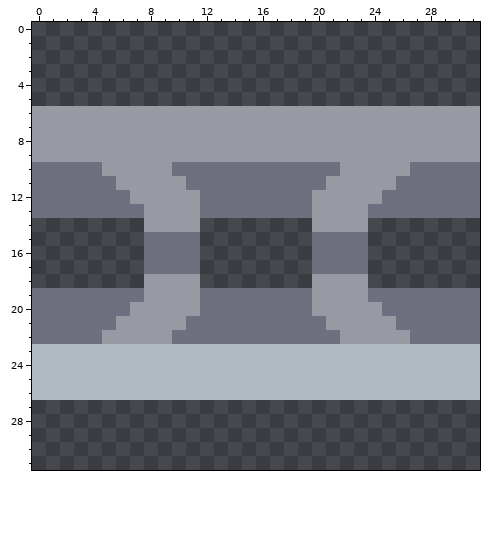
Pixel-art sprite, stored at sprites/blocks/fyoungcha/turrets/chopper/chopper-rod.png. This is how it looked before the edit.
The file is 32x32 pixels.
After the commit:
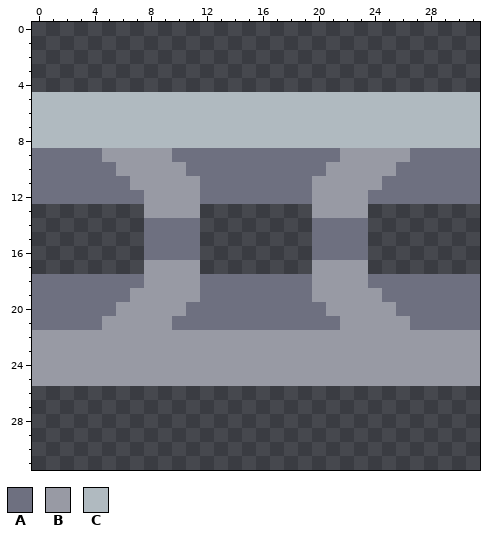
Palette (. is transparent): A #6e7080  B #989aa4  C #b0bac0
Edits made:
Changed rows in their new state; - is an unchanged pixel.
first column x 0:
 5 CCCCCCCCCCCCCCCCCCCCCCCCCCCCCCCC
 6 CCCCCCCCCCCCCCCCCCCCCCCCCCCCCCCC
 7 CCCCCCCCCCCCCCCCCCCCCCCCCCCCCCCC
 8 CCCCCCCCCCCCCCCCCCCCCCCCCCCCCCCC
 9 AAAAA-----AAAAAAAAAAAA-----AAAAA
10 -----A----B----------B----A-----
11 ------A----B--------B----A------
12 -------A----------------A-------
13 ........----........----........
14 --------AAAA--------AAAA--------
17 --------BBBB--------BBBB--------
18 AAAAAAAA----AAAAAAAA----AAAAAAAA
19 -------B----------------B-------
20 ------B----A--------A----B------
21 -----B----A----------A----B-----
22 BBBBB-----BBBBBBBBBBBB-----BBBBB
23 BBBBBBBBBBBBBBBBBBBBBBBBBBBBBBBB
24 BBBBBBBBBBBBBBBBBBBBBBBBBBBBBBBB
25 BBBBBBBBBBBBBBBBBBBBBBBBBBBBBBBB
26 ................................
